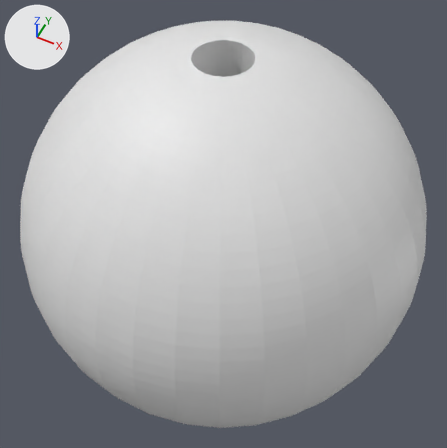
The Blender file obj/blender-projects/moon.blend: old version first, new version second.
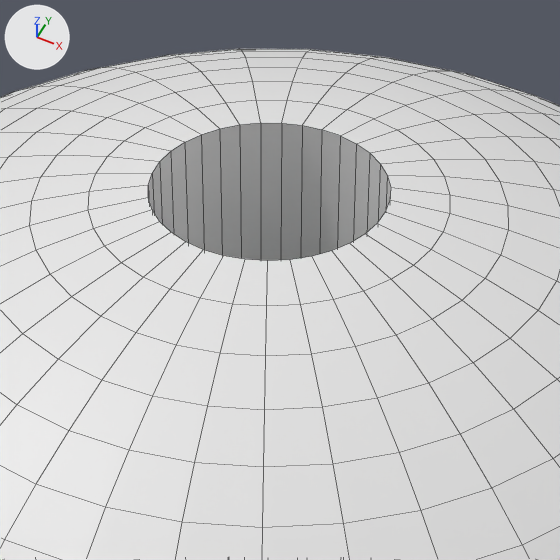
Each version is shown whole from a 50 mm lens placed at (0.956, -1.911, 2.39), pointed at (0.0, 0.001, -0.001), then close up on the part from 34% to 67% of the width and 2% to 35% of the height. The lights are fixed; the arrows at upper left show +X, +Y and +Z. The close-ups show mesh edges as thin lines.
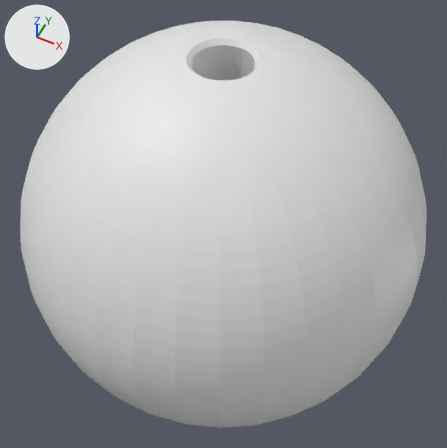
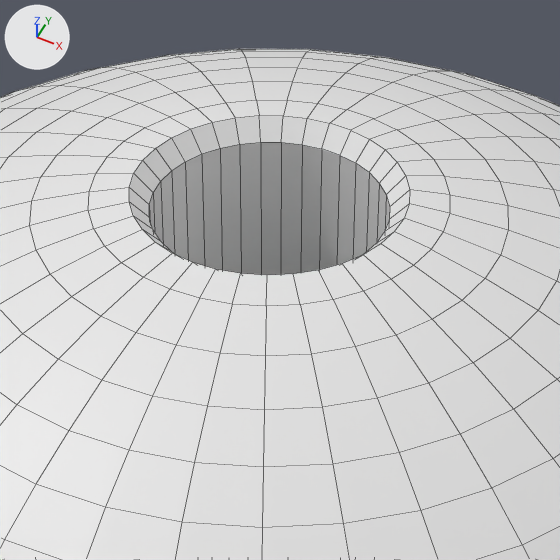
Patch to the scene script:
```diff
--- a/obj/blender-projects/moon.blend.py
+++ b/obj/blender-projects/moon.blend.py
@@ me_icosphere @@
 # used by ob_icosphere; location = (0.0, 0.0, 0.0)
-me_icosphere.from_pydata(...)  # 1610 vertices, 1610 faces; spans x -1.0..1.0, y -1.0..1.0, z -0.99..0.99
+me_icosphere.from_pydata(...)  # 1680 vertices, 1680 faces; spans x -1.0..1.0, y -1.0..1.0, z -0.99..0.99
+# me_icosphere part 1
+# 35 faces are deleted
+# 6 vertices in x 0.02..0.07, y 0.11..0.13, z -0.99..0.99 move by (0.01, 0.02, 0.0)
+# 6 vertices in x 0.08..0.12, y 0.04..0.1, z -0.99..0.99 move by (0.02, 0.01, 0.0)
+# 6 vertices in x -0.12..-0.08, y 0.04..0.1, z -0.99..0.99 move by (-0.02, 0.01, 0.0)
+# 6 vertices in x -0.07..-0.02, y 0.11..0.13, z -0.99..0.99 move by (-0.01, 0.02, 0.0)
+# 5 vertices in x 0.12..0.13, y -0.03..0.02, z -0.99..0.99 move by (0.02, 0.0, 0.0)
+# 5 vertices in x -0.13..-0.12, y -0.03..0.02, z -0.99..0.99 move by (-0.02, 0.0, 0.0)
+# 36 vertices move from x -0.12..0.12, y -0.13..0.13, z -0.99..0.99 to x -0.15..0.15, y -0.15..0.15, z -0.99..0.99
+# 43 vertices are added at x -0.13..0.13, y -0.13..0.13, z -0.97..0.97
+# 8 new vertices lie (0.0, 0.0, -1.94) away from vertices in x -0.12..0.12, y 0.04..0.1, z 0.97
+# 6 new vertices lie (0.0, 0.0, -1.94) away from vertices in x 0.02..0.13, y -0.03..0.13, z 0.97
+# 13 new vertices lie (0.0, 0.0, 1.94) away from vertices in x -0.11..0.11, y -0.13..0.13, z -0.97
+# 105 new faces join them
 me_icosphere.materials.append(mat_material_003)
```

Where the change shows, as pixel boxes (x1, y1, x2, y2) in the close-ups (560 x 560 px):
part 1 of me_icosphere, built on
    both: (88, 100, 450, 306)
